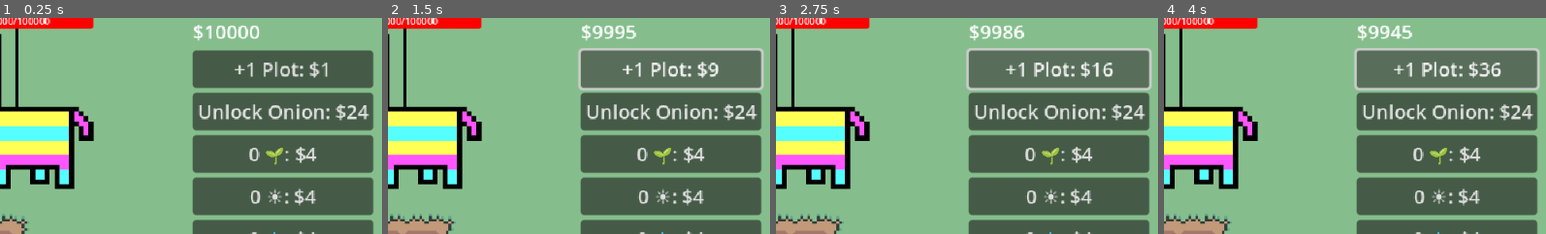
Above: before the commit, frames 1-4 (left to right).
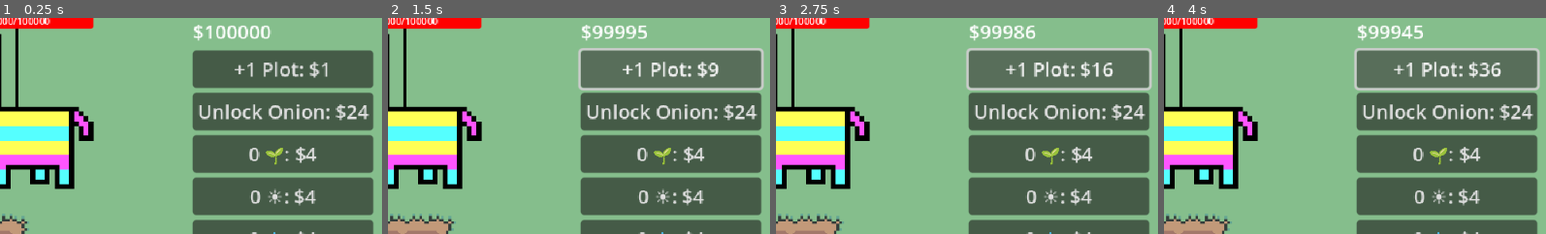
Above: after the commit, the same moments.

Repository: eric-marsh/farminata
Game: Godot game, scene res://scene/scene_switcher.tscn
The game is run twice, just before and just after one commit, with the same random seed, the same clock (stepped at 60 frames per second) and the same inputs. Sound files missing from this copy of the repository are replaced by a short silence.
Inputs:
- Up to frame 1 (0.25 s): no input
- Up to frame 2 (1.5 s): click "+1 Plot: $1" at 0.5 s; click "+1 Plot: $4" at 1.25 s
- Up to frame 3 (2.75 s): click "+1 Plot: $9" at 2 s
- Up to frame 4 (4 s): click "+1 Plot: $16" at 2.75 s; click "+1 Plot: $25" at 3.5 s
The pictures show only the part of the screen within x 50-100%, y 2-52%; the shares and areas given below are measured in that part.

The runs differ from the first frame. In frame 1, 0.1% of the frame differs, in the area x 68-72%, y 3-10%; in frame 2, 0.2%; in frame 3, 0.2%; in frame 4, 0.3%, in the area x 59-68%, y 3-10%.

Commit message:
helpers trigger piniata animation

Diff:
--- a/scene/piniata.tscn
+++ b/scene/piniata.tscn
@@ -73,7 +73,7 @@
 default_color = Color(0, 0, 0, 1)
 
 [node name="Output" parent="Node2D" instance=ExtResource("3_odym4")]
-position = Vector2(0, 149)
+position = Vector2(1, 108)
 enable_offset = true
 
 [node name="Sprite2D" type="Sprite2D" parent="Node2D"]
--- a/script/debug.gd
+++ b/script/debug.gd
@@ -2,7 +2,7 @@
 
 var DEBUG_SHOW_HELPER_STATE: bool = true
 
-var STARTING_MONEY: int = 10000
+var STARTING_MONEY: int = 100000
 
 #var Helper_Speed: float = 200.0
 var Helper_Speed: float = 0.0
--- a/script/helper/attack_helper.gd
+++ b/script/helper/attack_helper.gd
@@ -51,7 +51,7 @@
 	$AttackTimer.start()
 
 	# change direction to face piniata
-	var direction = (Globals.PiniataNode.global_position - global_position).normalized()
+	var direction = (Globals.PiniataNode.piniata_center - global_position).normalized()
 	var new_dir = Util.get_enum_direction(direction)
 	if new_dir != dir:
 		dir = new_dir
@@ -65,12 +65,15 @@
 func attack() -> void:
 	if !Globals.PiniataNode:
 		return
-	Globals.PiniataNode.hit_piniata(attack_strength)
+	if dir == Enum.Dir.Left:
+		Globals.PiniataNode.hit_piniata(attack_strength )
+	else:
+		Globals.PiniataNode.hit_piniata(attack_strength * -1)
 
 func update_thowable() -> void:
 	if !Globals.PiniataNode:
 		return
-	var target_position = Globals.PiniataNode.global_position
+	var target_position = Globals.PiniataNode.piniata_center
 	var total_time = $AttackTimer.wait_time
 	var elapsed_time = total_time - $AttackTimer.time_left
 	var t = clamp(elapsed_time / total_time, 0, 1) # Normalize from 0 to 1
@@ -83,7 +86,7 @@
 	if !Globals.PiniataNode:
 		return Vector2.ZERO
 
-	var center = Globals.PiniataNode.global_position
+	var center = Globals.PiniataNode.piniata_center
 	var angle_step = PI / (num_attack_helpers + 1)
 	var angle = PI + angle_step * (index + 1)
 	var offset = Vector2(cos(angle), -sin(angle)) * attack_pos_radius
--- a/script/piniata.gd
+++ b/script/piniata.gd
@@ -4,6 +4,8 @@
 @onready var animation_player_pulse:AnimationPlayer = $AnimationPlayerPulse
 
 @onready var health_bar = $HealthBar
+
+var piniata_center: Vector2 = Vector2.ZERO
 
 var possible_outputs: Array[Enum.Drop_Type] = [
 	Enum.Drop_Type.Sun,
@@ -21,6 +23,7 @@
 var damping: float = 1.0       # slows it down
 var spring_force: float = 5.0  # pulls back to center
 func _process(delta: float) -> void:
+	piniata_center = $Node2D/Output.global_position
 	var displacement = $Node2D.rotation - path_default_progress
 
 	# spring + damping motion
